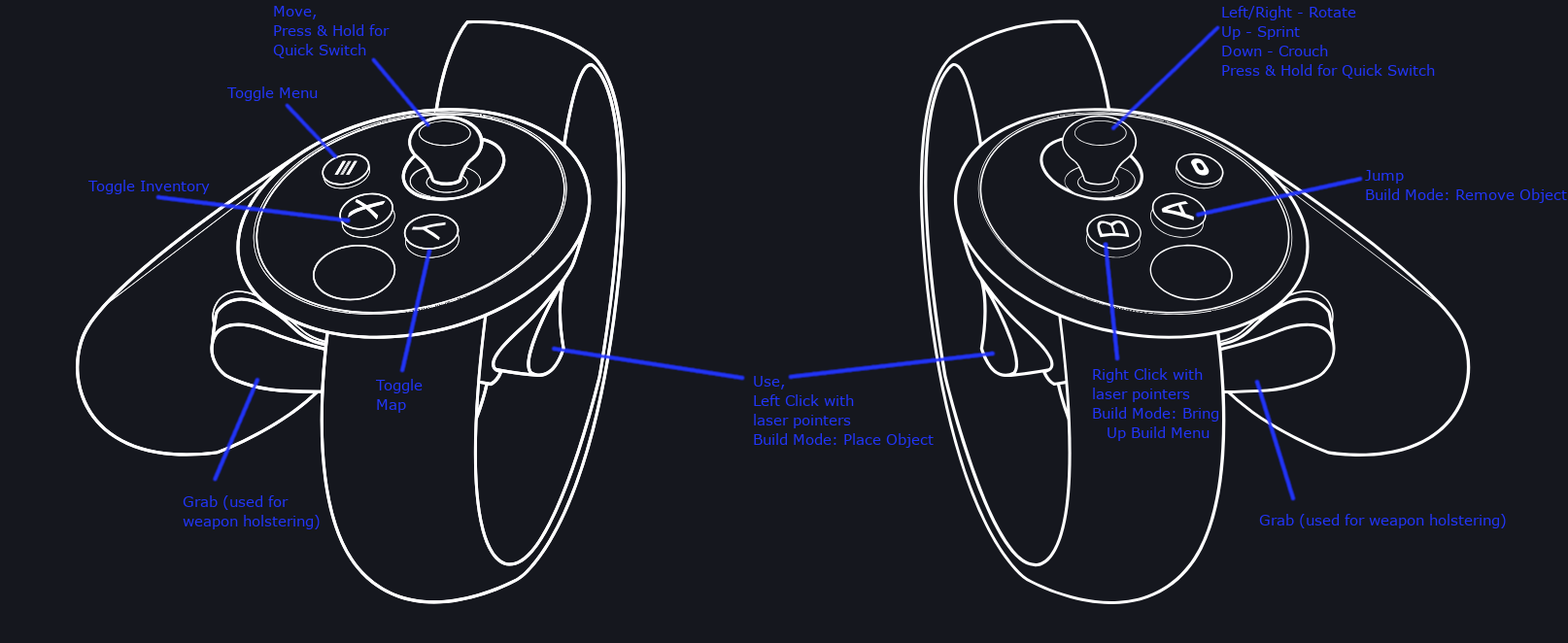
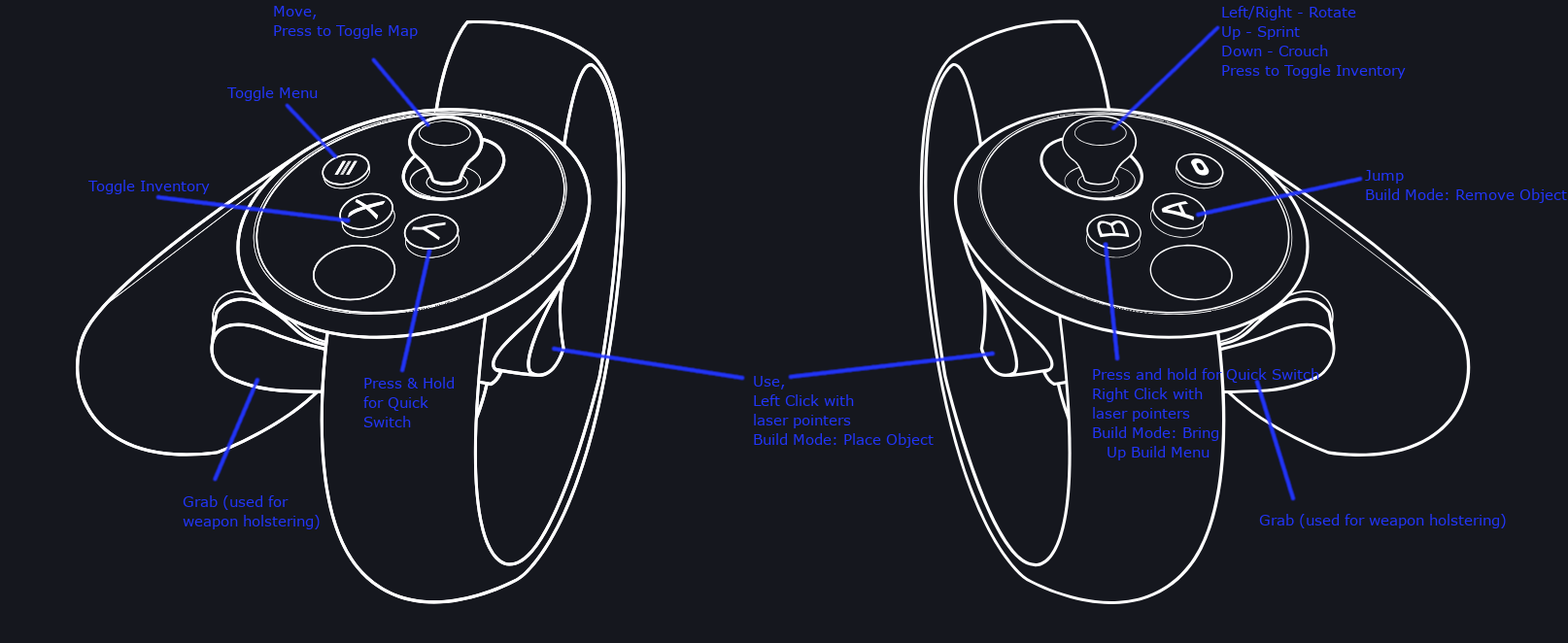
Layer changes from the first (1568, 643) image to the second:
painted on "Move, ..." over [272, 24, 418, 59]
painted on "Left/Right - Rotate ..." over [1264, 64, 1435, 79]
renamed "Toggle ..." to "Press & Hold ...", painted on it over [363, 376, 454, 428]
renamed "Right Click with ..." to "Press and hold for Quick Switc...", painted on it over [1092, 368, 1320, 461]
